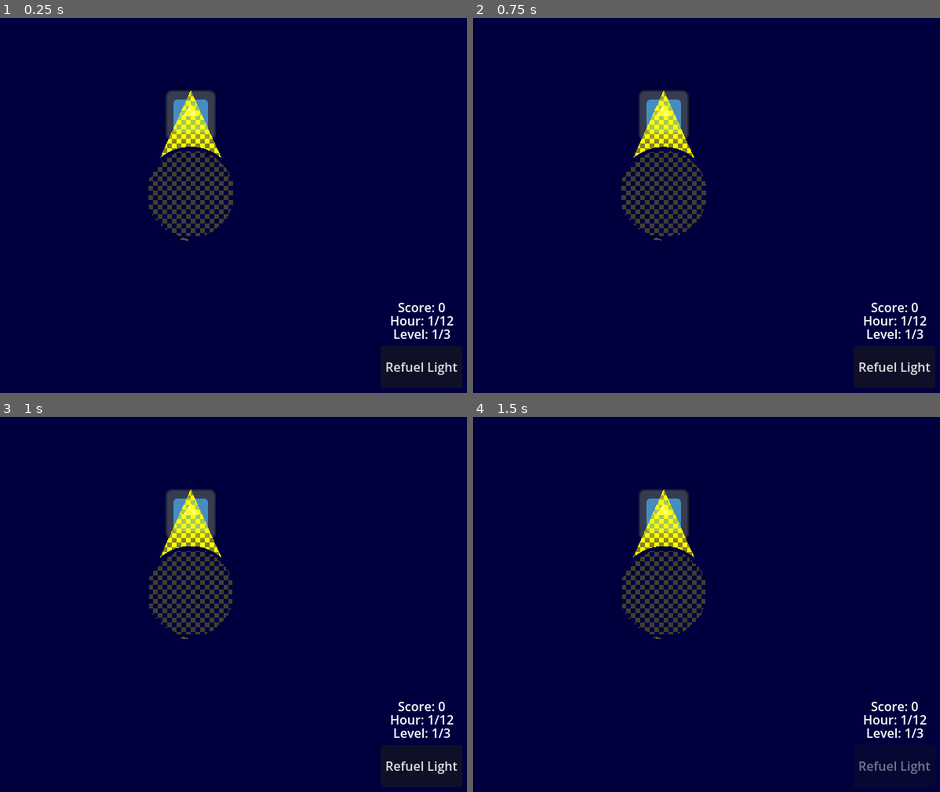
Above: before the commit, frames 1-4 (two rows, left to right).
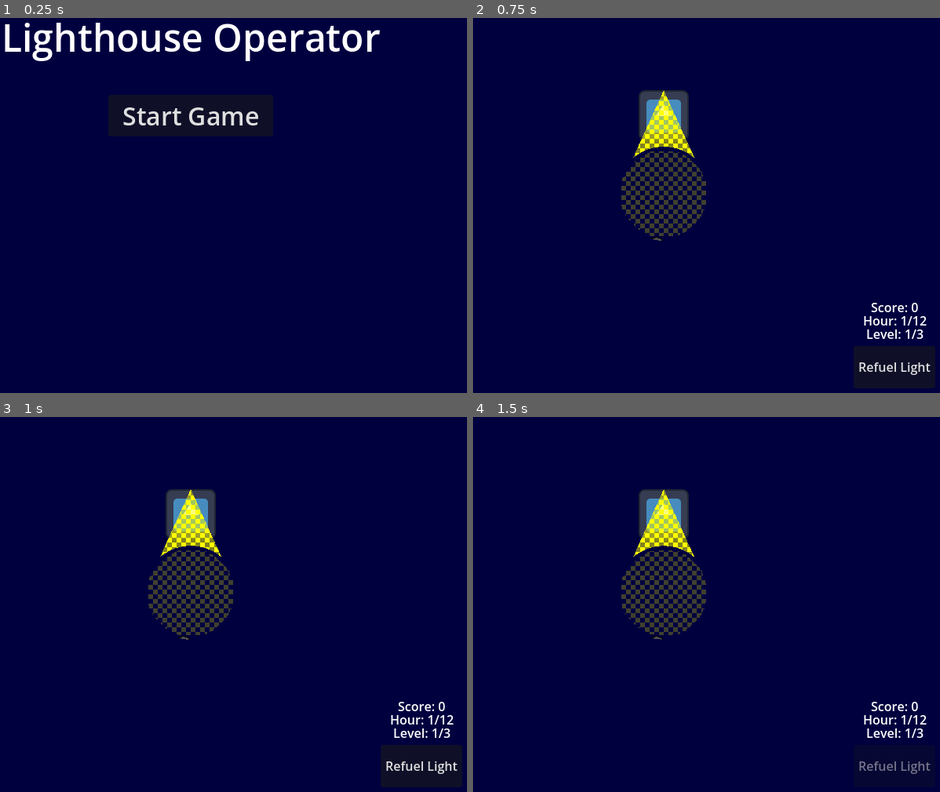
Above: after the commit, the same moments.

Repository: hammy275/lighthouse-operator
Game: Godot game, scene res://Scenes/title_screen.tscn
The game is run twice, just before and just after one commit, with the same random seed, the same clock (stepped at 60 frames per second) and the same inputs. Before the commit the project starts from res://Scenes/game.tscn. The engine's default icon, where the game draws it, is replaced by a stand-in: a white triangle on a blue panel in a dark square.
Inputs (mouse positions are in pixels of both pictures, inside the frame that each line leads up to):
- Up to frame 1 (0.25 s): no input
- Up to frame 2 (0.75 s): click (664, 115) at 0.5 s, where only the run after the commit has a clickable "Start Game"
- Up to frame 3 (1 s): no input
- Up to frame 4 (1.5 s): click "Refuel Light" at 1.25 s

The runs differ from the first frame. In frame 1, 6.7% of the frame differs, in the area x 1-98%, y 1-96%; in frame 2, less than 0.1%; in frame 3, less than 0.1%; in frame 4, less than 0.1%.

Commit message:
Title Screen and Fix Ship Crash Scoring

Diff:
--- /dev/null
+++ b/Scenes/title_screen.tscn
@@ -0,0 +1,55 @@
+[gd_scene format=3 uid="uid://bklflm6wb4b1y"]
+
+[ext_resource type="Script" uid="uid://drycy6bhowjpx" path="res://Scripts/title_screen.gd" id="1_klylv"]
+
+[node name="TitleScreen" type="Control" unique_id=1604011098]
+layout_mode = 3
+anchors_preset = 15
+anchor_right = 1.0
+anchor_bottom = 1.0
+grow_horizontal = 2
+grow_vertical = 2
+script = ExtResource("1_klylv")
+
+[node name="Background" type="ColorRect" parent="." unique_id=731020769]
+layout_mode = 0
+offset_right = 720.0
+offset_bottom = 720.0
+color = Color(0, 0, 0.24705882, 1)
+
+[node name="TitleLabel" type="Label" parent="." unique_id=651112880]
+layout_mode = 1
+anchors_preset = 8
+anchor_left = 0.5
+anchor_top = 0.5
+anchor_right = 0.5
+anchor_bottom = 0.5
+offset_left = -241.0
+offset_top = -133.5
+offset_right = 241.0
+offset_bottom = -66.5
+grow_horizontal = 2
+grow_vertical = 2
+theme_override_font_sizes/font_size = 48
+text = "Lighthouse Operator"
+horizontal_alignment = 1
+vertical_alignment = 1
+metadata/_edit_use_anchors_ = true
+
+[node name="StartButton" type="Button" parent="." unique_id=1618628053]
+layout_mode = 1
+anchors_preset = 8
+anchor_left = 0.5
+anchor_top = 0.5
+anchor_right = 0.5
+anchor_bottom = 0.5
+offset_left = -105.0
+offset_top = -26.5
+offset_right = 105.0
+offset_bottom = 26.5
+grow_horizontal = 2
+grow_vertical = 2
+theme_override_font_sizes/font_size = 32
+text = "Start Game"
+
+[connection signal="pressed" from="StartButton" to="." method="_on_start_button_pressed"]
--- a/Scripts/game.gd
+++ b/Scripts/game.gd
@@ -84,6 +84,7 @@
 	if Global.level_num >= 3 and randf() <= 1.0 / 3.0:
 		ship.is_big_ship = true
 	ship.left_bounds.connect(self._on_ship_left_bounds)
+	ship.did_crash.connect(self._on_ship_did_crash)
 	$Ships.add_child(ship)
 
 func _on_ship_left_bounds() -> void:
--- /dev/null
+++ b/Scripts/title_screen.gd
@@ -0,0 +1,16 @@
+extends Control
+
+
+# Called when the node enters the scene tree for the first time.
+func _ready() -> void:
+	pass # Replace with function body.
+
+
+# Called every frame. 'delta' is the elapsed time since the previous frame.
+func _process(delta: float) -> void:
+	pass
+
+
+func _on_start_button_pressed() -> void:
+	# TODO: Replace with how to play sequence
+	get_tree().change_scene_to_file("res://Scenes/game.tscn")
--- a/project.godot
+++ b/project.godot
@@ -11,7 +11,7 @@
 [application]
 
 config/name="Lighthouse Operator"
-run/main_scene="uid://bafknhql1mfx7"
+run/main_scene="uid://bklflm6wb4b1y"
 config/features=PackedStringArray("4.7", "GL Compatibility")
 config/icon="res://icon.svg"
 
Not shown, added: Scripts/title_screen.gd.uid
